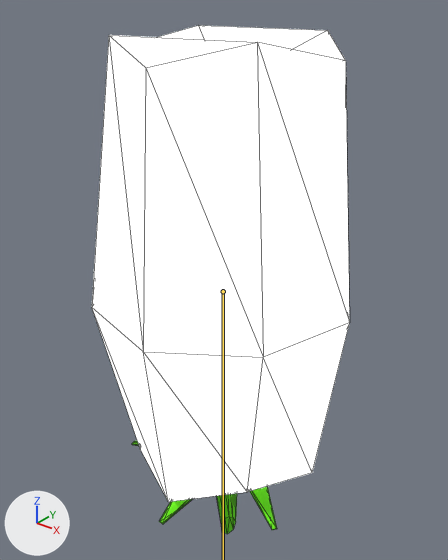
What one commit did to the glTF model Assets/Projectiles/Tomato.glb.
One viewpoint serves both versions: a 50 mm camera at (0.219, -0.273, 0.178) aimed at (-0.007, 0.01, 0.002). The axes (+X, +Y, +Z) are drawn at lower left. The lights are the same throughout. Both versions are drawn at frame 5 of the action 'TomatoSpin'; the numbers are the values there. The bones that bend it are drawn over the model as lines. Mesh edges are drawn as thin lines.

In view in the first picture: 'BézierCurve.001', 'BézierCurve.003', 'BézierCurve.005', 'BézierCurve.006', 'Cube.002'.
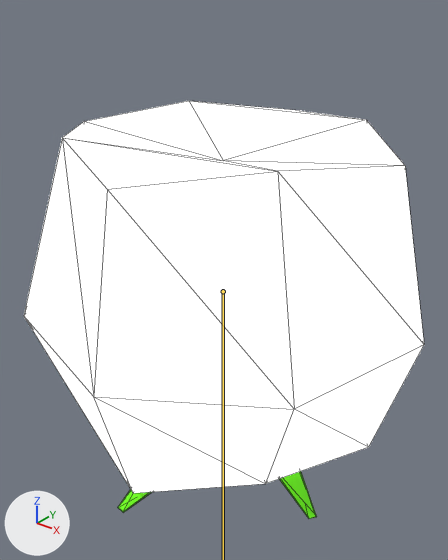
Edits to the bpy script that builds the scene:
```text
Change bone_body:
    where bone_body = bpy.data.objects['TomatoArmature'].pose.bones['Body']
    bone_body.scale: (0.55, 1.76, 0.55) -> (0.86, 1.18, 0.81)
```

Pixel boxes (x1, y1, x2, y2) of what changed, in the pictures (448 x 560 px):
'Cube.002', posed (55% wider, 18% shorter): before (92, 26, 350, 502); after (24, 101, 424, 493)
'BézierCurve.006', posed: before (250, 486, 277, 530); after (279, 471, 317, 519)
'BézierCurve.005', posed (not visible afterwards): before (216, 493, 237, 534)
'BézierCurve.003', posed: before (159, 499, 192, 524); after (118, 490, 152, 512)
